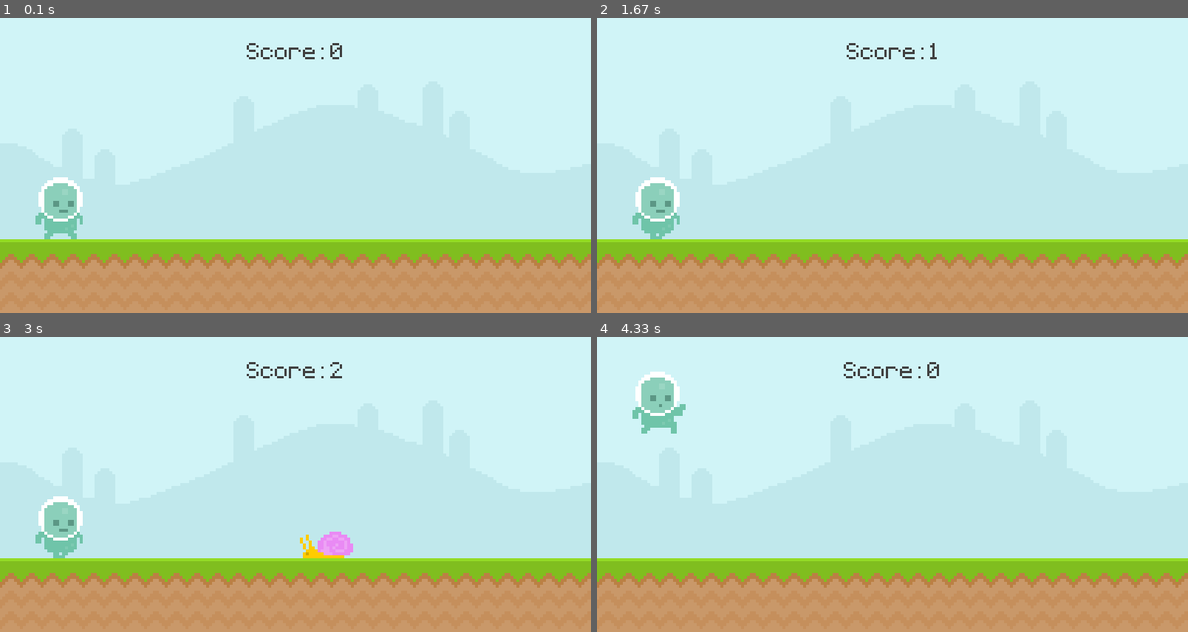
Above: before the commit, frames 1-4 (two rows, left to right).
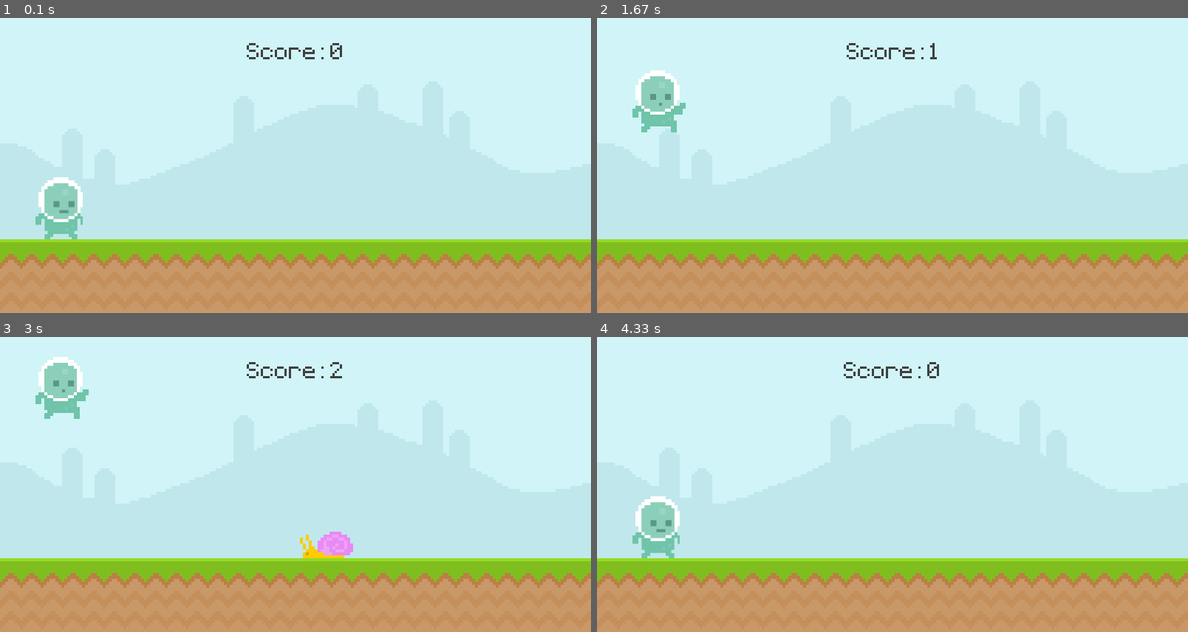
Above: after the commit, the same moments.

Repository: luron-tristan/pygame_intro
Game: pygame game, started from index.py
Two runs of this game, one before a commit and one after it. Both use one fixed random seed, a clock stepped at 60 frames per second and the inputs below.
Inputs:
- Up to frame 1 (0.1 s): no input
- Up to frame 2 (1.67 s): hold Up 0.33-0.8 s; hold Down 0.83-1.13 s; hold Up 1.17-1.53 s
- Up to frame 3 (3 s): hold Up 1.97-2.27 s; hold Up from 2.63 s (still down)
- Up to frame 4 (4.33 s): release Up at 3 s; hold Up 3.43-3.73 s; tap Space at 4.1 s

The runs differ from the first frame. In frame 1, 0.1% of the frame differs, in the area x 6-14%, y 54-75%; in frame 2, 2.5%; in frame 3, 2.5%; in frame 4, 2.6%, in the area x 6-15%, y 11-75%.

Commit message:
add crouch and lower flies position

Diff:
--- a/index.py
+++ b/index.py
@@ -15,11 +15,16 @@
     self.image = self.player_walk[self.player_index]
     self.rect = self.image.get_rect(midbottom = (80, GROUND_Y))
     self.gravity = 0
+    self.crouch = False
 
   def player_input(self):
     keys = pygame.key.get_pressed()
-    if keys[pygame.K_SPACE] and self.rect.bottom >= GROUND_Y:
+    if keys[pygame.K_UP] and self.rect.bottom >= GROUND_Y:
       self.gravity = -20
+    if keys[pygame.K_DOWN] and self.rect.bottom >= GROUND_Y:
+      self.crouch = True
+    else:
+      self.crouch = False
 
   def apply_gravity(self):
     self.gravity += 1
@@ -33,7 +38,13 @@
     else:
       self.player_index += 0.1
       if self.player_index >= len(self.player_walk): self.player_index = 0
-      self.image = self.player_walk[int(self.player_index)]
+      image = self.player_walk[int(self.player_index)]
+      if self.crouch:
+        self.image = pygame.transform.rotozoom(image, 0, 0.5)
+      else:
+        self.image = pygame.transform.rotozoom(image, 0, 1)
+
+      self.rect = self.image.get_rect(midbottom = (80, GROUND_Y))
 
   def update(self):
     self.player_input()
@@ -48,7 +59,7 @@
       fly_1 = pygame.image.load("graphics/fly/fly1.png").convert_alpha()
       fly_2 = pygame.image.load("graphics/fly/fly2.png").convert_alpha()
       self.frames = [fly_1, fly_2]
-      y_pos = 210
+      y_pos = 250
     else:
       snail_1 = pygame.image.load('graphics/snail/snail1.png').convert_alpha()
       snail_2 = pygame.image.load('graphics/snail/snail2.png').convert_alpha()
@@ -275,3 +286,8 @@
 
   pygame.display.update()
   clock.tick(60)
+
+# TODO:
+# cancel jump on start
+# increase speed as score highens
+# make obstacles speed varying
